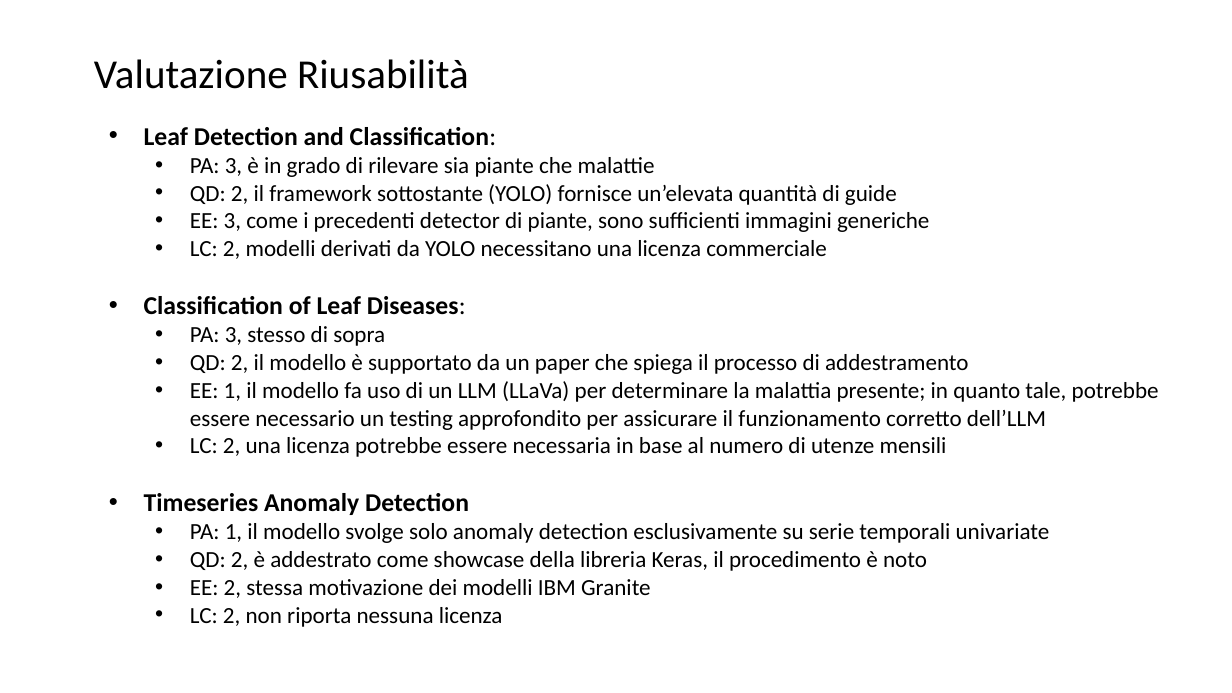
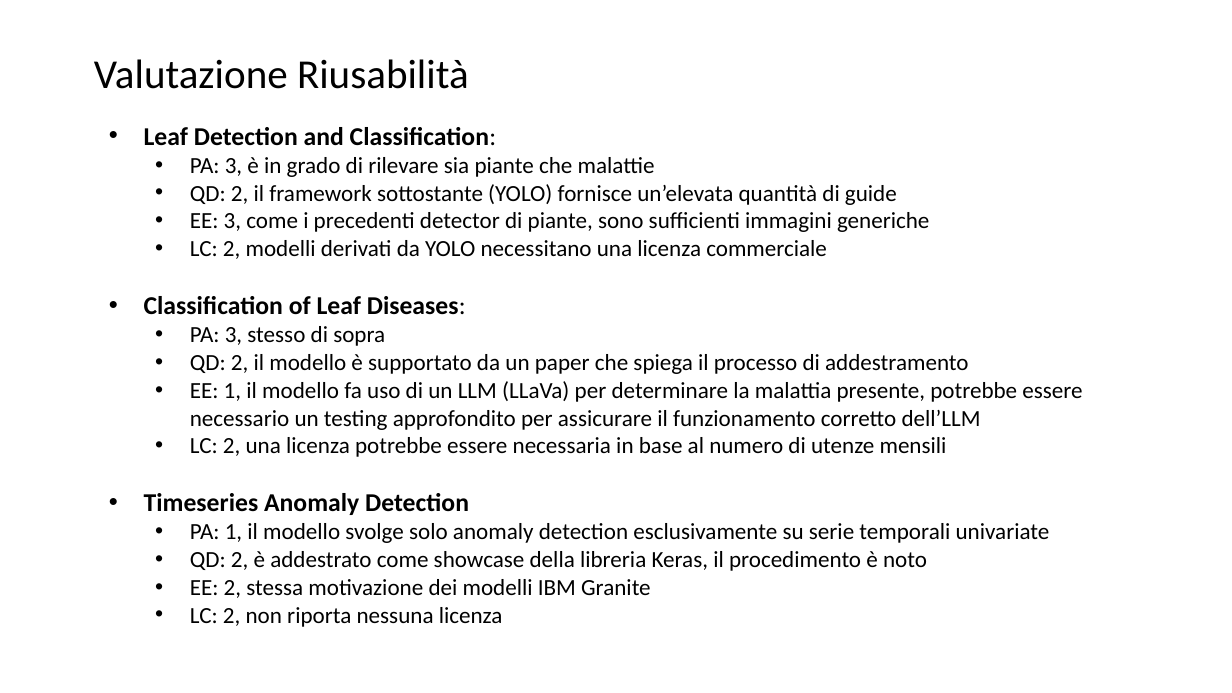
Before and after one commit to lPen88/tesi, a slide deck: slide 21 of presentazione.pptx. Drawn at 1232x693 pixels with LibreOffice and Linux fonts; fonts in the diff are those of the drawing. Boxes give left, top, right and bottom in pixels: in the first picture for what was removed or moved away, otherwise in the second. Text is boxed around its words. In the diff, an @@ line names an element or a change of style, - is before the commit and + after.

```diff
--- a/presentazione.pptx
+++ b/presentazione.pptx
@@ text at <box>190,381,1082,430</box>: text changed @@
-  • EE: 1, il modello fa uso di un LLM (LLaVa) per determinare la malattia presente; in quanto tale, potrebbe essere necessario un testing approfondito per assicurare il funzionamento corretto dell’LLM
+  • EE: 1, il modello fa uso di un LLM (LLaVa) per determinare la malattia presente, potrebbe essere necessario un testing approfondito per assicurare il funzionamento corretto dell’LLM
```
Also in this commit, not shown: 2 other slides changed.
